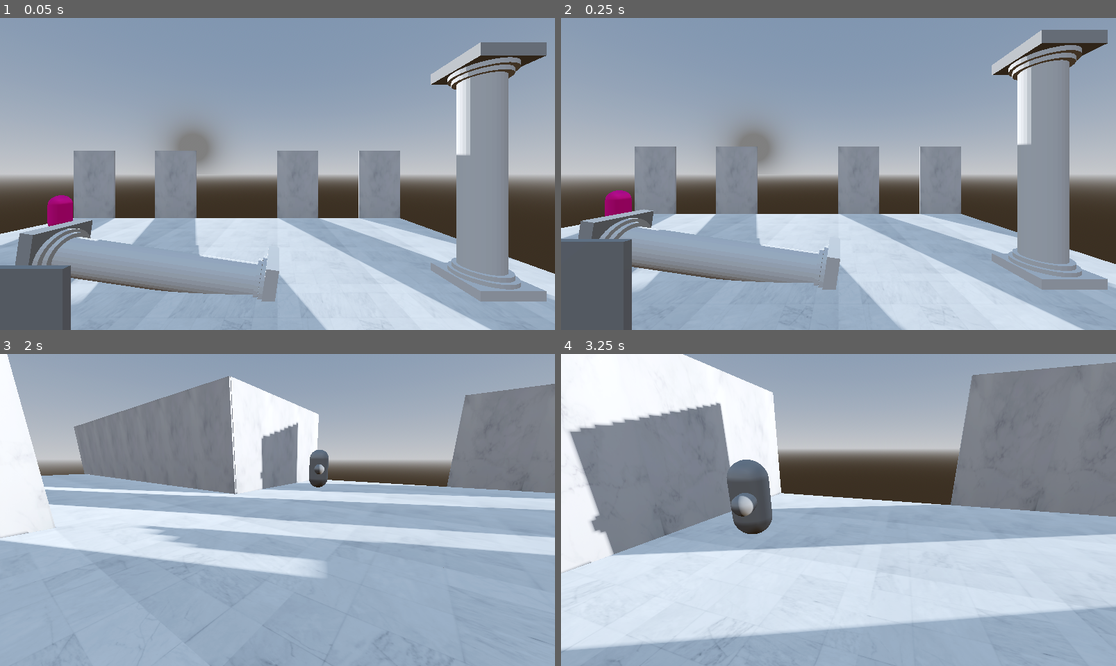
Above: before the commit, frames 1-4 (two rows, left to right).
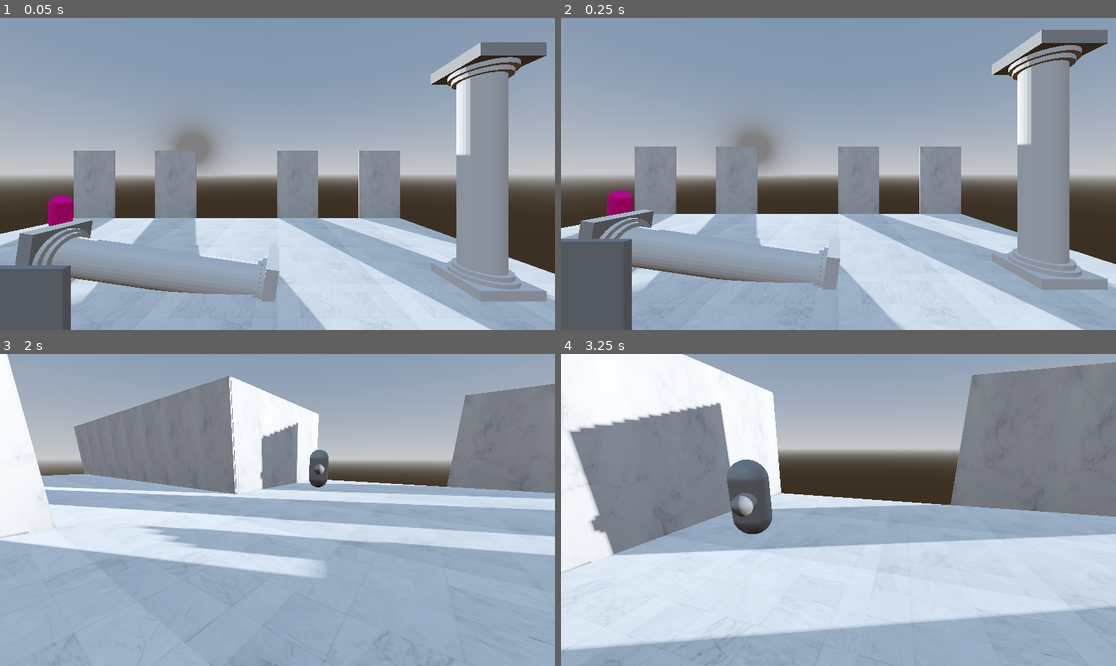
Above: after the commit, the same moments.

Repository: ScanlineStudios/CrystalPacificLakeHeights
Game: Godot game, scene res://scenes/levels/TestLevel.tscn
The game is run twice, just before and just after one commit, with the same random seed, the same clock (stepped at 60 frames per second) and the same inputs.
Inputs (mouse positions are in pixels of both pictures, inside the frame that each line leads up to):
- Up to frame 1 (0.05 s): no input
- Up to frame 2 (0.25 s): no input
- Up to frame 3 (2 s): tap Enter (ui_accept) at 0.5, 0.77, 1.52 s; move the mouse to (399, 494) at 0.52 s; hold D (right) 0.53-1.28 s; click (399, 494) at 0.6 s; move the mouse to (249, 510) at 1.27 s; hold W (forward) from 1.28 s (still down); click (249, 510) at 1.35 s
- Up to frame 4 (3.25 s): keep holding W (forward); move the mouse to (849, 503) at 2.02 s; click (849, 503) at 2.1 s; move the mouse to (832, 516) at 2.77 s; click (832, 516) at 2.85 s; tap Enter (ui_accept) at 3.02 s

The runs differ from the first frame. In frame 1, less than 0.1% of the frame differs, in the area x 8-14%, y 56-67%; in frame 2, less than 0.1%; in frame 3, 0.2%, in the area x 42-100%, y 51-59%; in frame 4, nothing differs.

Commit message:
Added momentum to enemy movement

Diff:
--- a/scripts/Enemy1.gd
+++ b/scripts/Enemy1.gd
@@ -2,14 +2,14 @@
 
 @onready var nav_agent: NavigationAgent3D = $NavigationAgent3D
 var SPEED: float = 3.0
-
+var weight: float = 0.25
 
 func _physics_process(delta: float) -> void:
 	var current_location: Vector3 = global_transform.origin
 	var next_location: Vector3 = nav_agent.get_next_path_position()
 	var new_velocity: Vector3 = (next_location - current_location).normalized() * SPEED
 
-	velocity = new_velocity
+	velocity = velocity.move_toward(new_velocity, weight)
 	move_and_slide()
 
 
